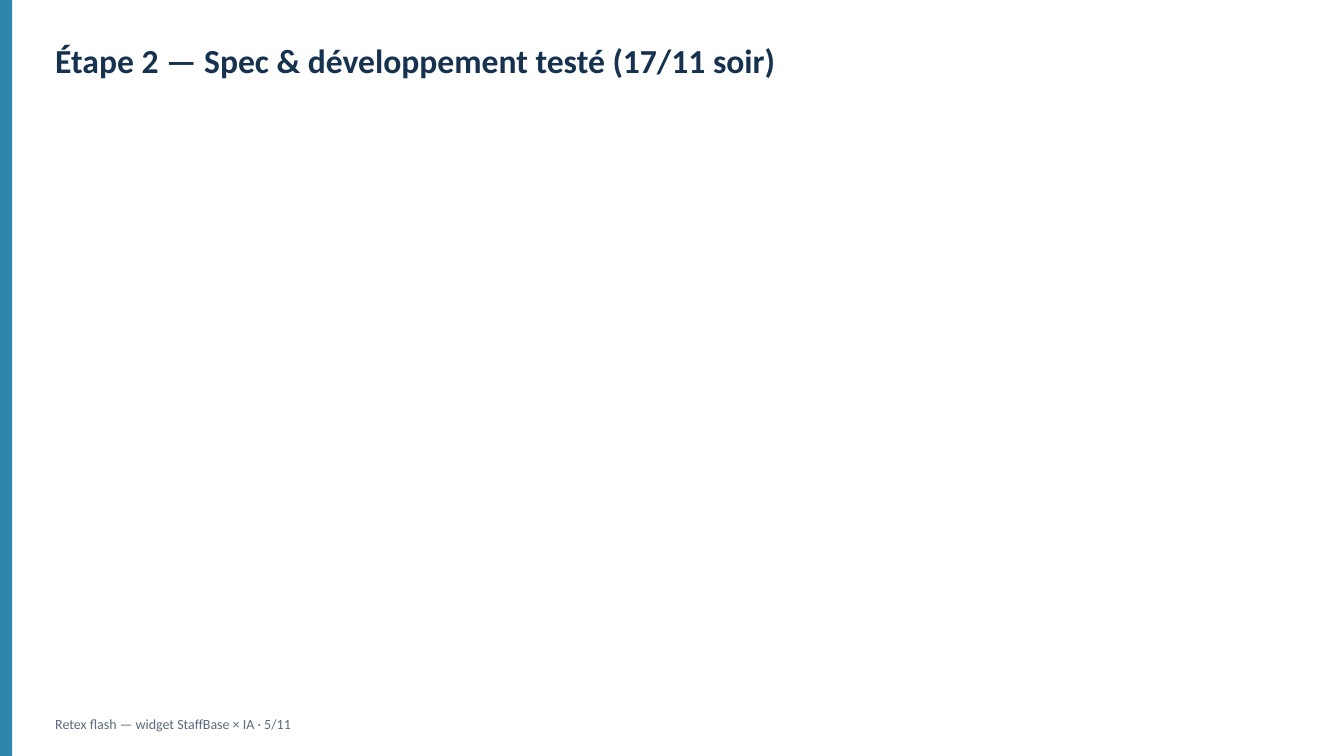
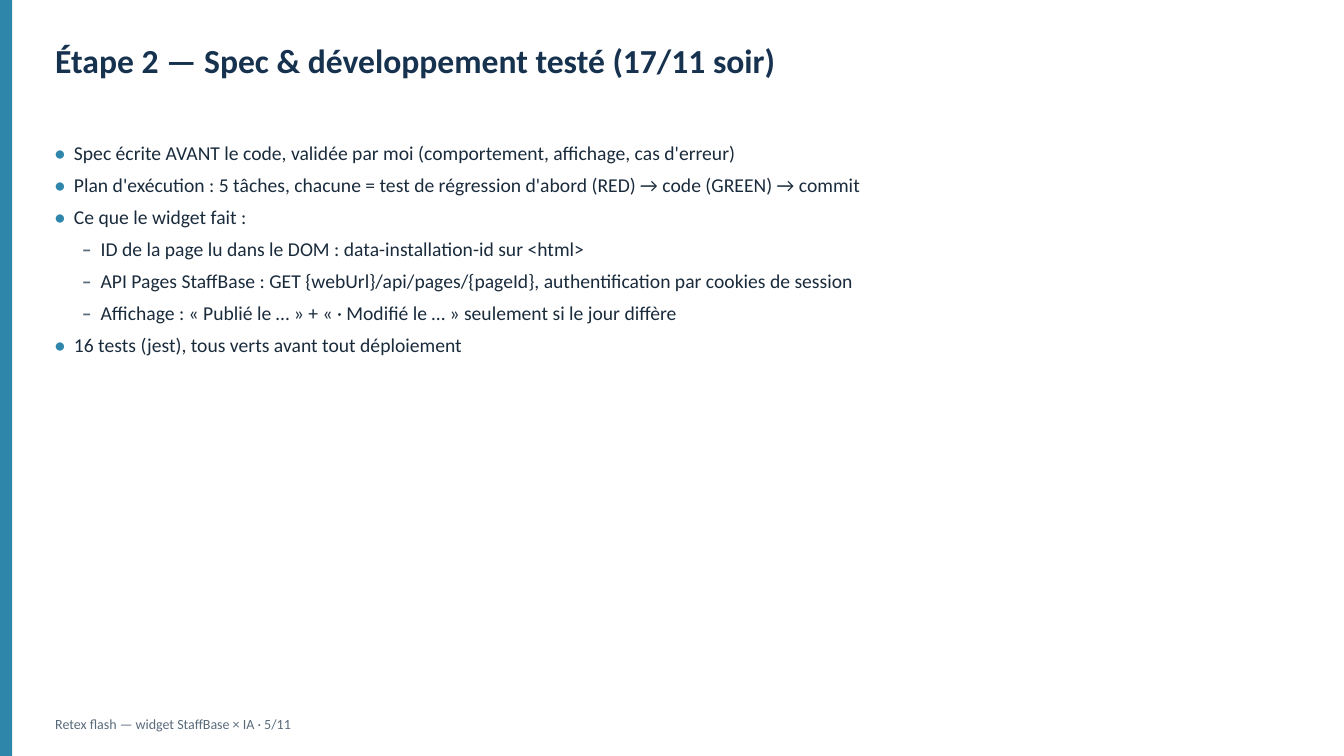
Before and after one commit to KleeFabienC/date-widget, a slide deck: slide 5 of Retex_Flash_Widget_Date_IA.pptx. Drawn at 1344x756 pixels with LibreOffice and Linux fonts; fonts in the diff are those of the drawing. Boxes give left, top, right and bottom in pixels: in the first picture for what was removed or moved away, otherwise in the second. Text is boxed around its words. In the diff, an @@ line names an element or a change of style, - is before the commit and + after.

```diff
--- a/Retex_Flash_Widget_Date_IA.pptx
+++ b/Retex_Flash_Widget_Date_IA.pptx
@@ text added at [74,146,860,356], 14 pt, text #1A2B3C @@
+• Spec écrite AVANT le code, validée par moi (comportement, affichage, cas d'erreur)
+• Plan d'exécution : 5 tâches, chacune = test de régression d'abord (RED) → code (GREEN) → commit
+• Ce que le widget fait :
+– ID de la page lu dans le DOM : data-installation-id sur <html>
+– API Pages StaffBase : GET {webUrl}/api/pages/{pageId}, authentification par cookies de session
+– Affichage : « Publié le … » + « · Modifié le … » seulement si le jour diffère
+• 16 tests (jest), tous verts avant tout déploiement
```
Also in this commit, not shown: 3 other slides changed, 2 other files.
